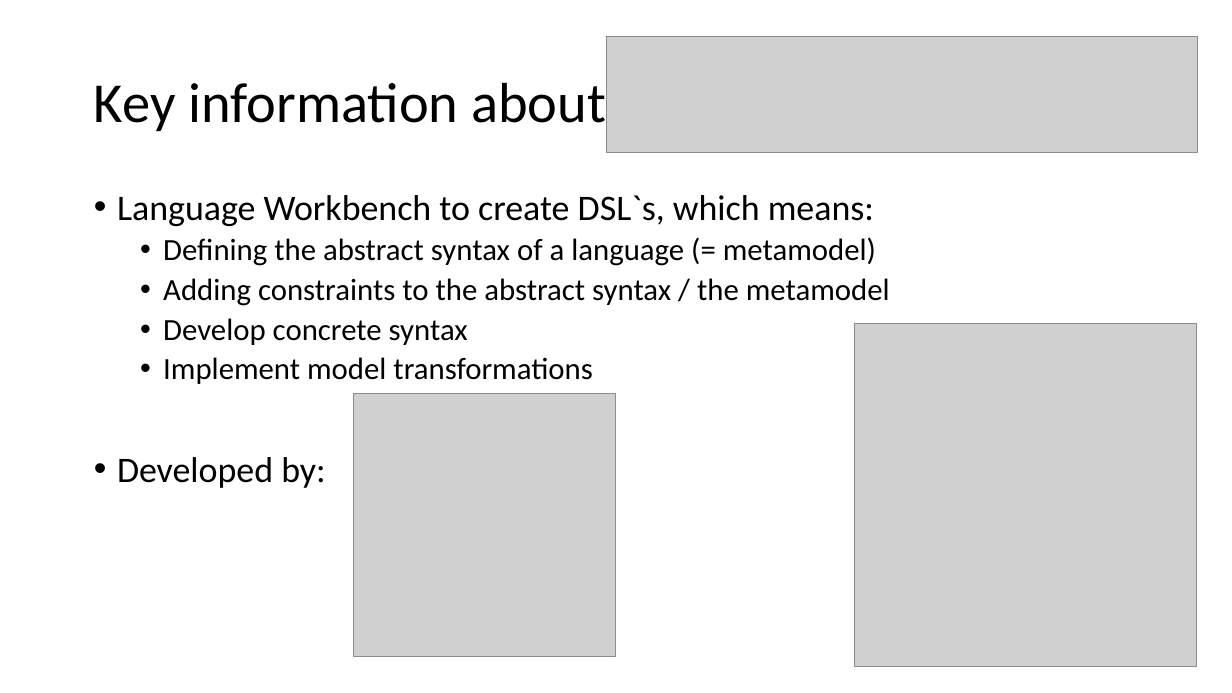
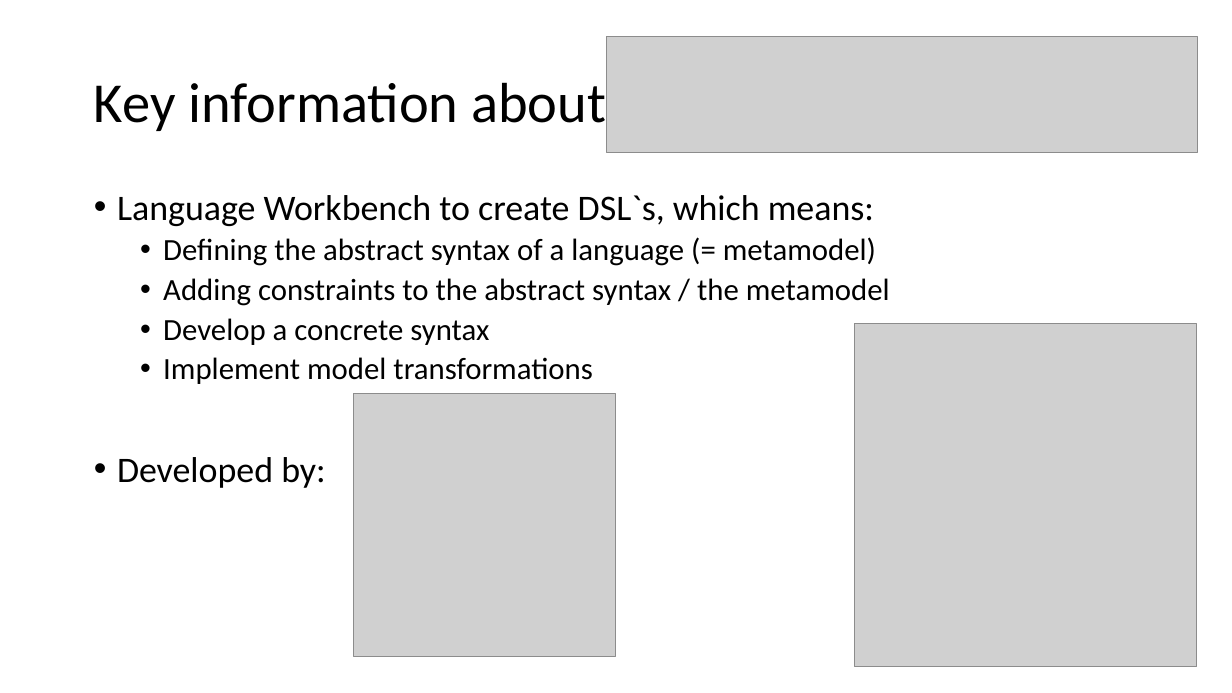
Before and after one commit to timKraeuter/PCS955-DAT355, a slide deck: slide 4 of MPS - Projects/slides.pptx. Drawn at 1232x693 pixels with LibreOffice and Linux fonts; fonts in the diff are those of the drawing; grey boxes stand for pictures. Boxes give left, top, right and bottom in pixels: in the first picture for what was removed or moved away, otherwise in the second. Text is boxed around its words. In the diff, an @@ line names an element or a change of style, - is before the commit and + after.

Commit message:
Slides updated

```diff
--- a/MPS - Projects/slides.pptx
+++ b/MPS - Projects/slides.pptx
@@ text at <box>163,318,489,345</box>: text changed @@
-  • Develop concrete syntax
+  • Develop a concrete syntax
```
Also in this commit, not shown: 1 other slide changed, 1 other file.
